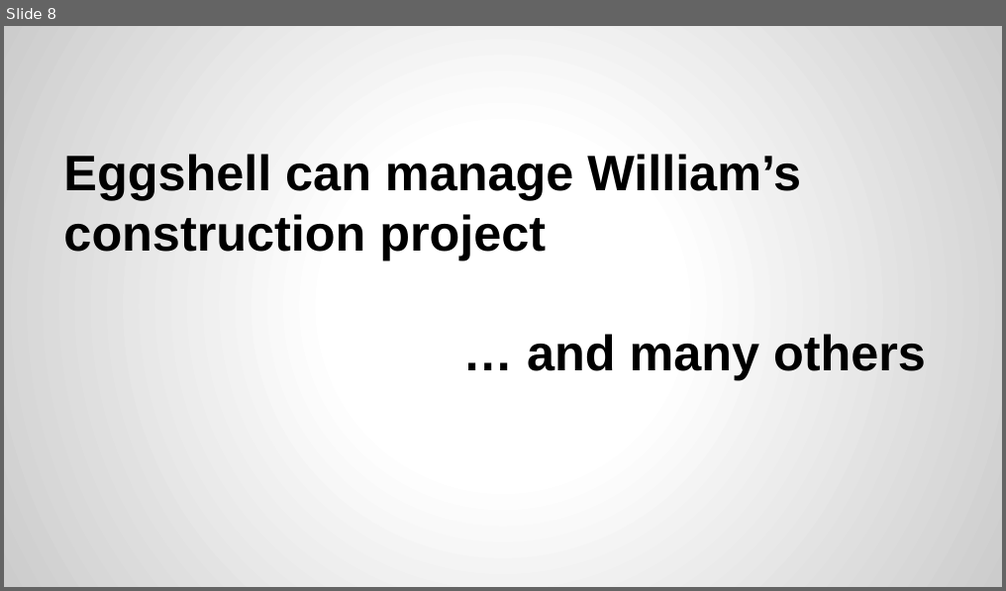
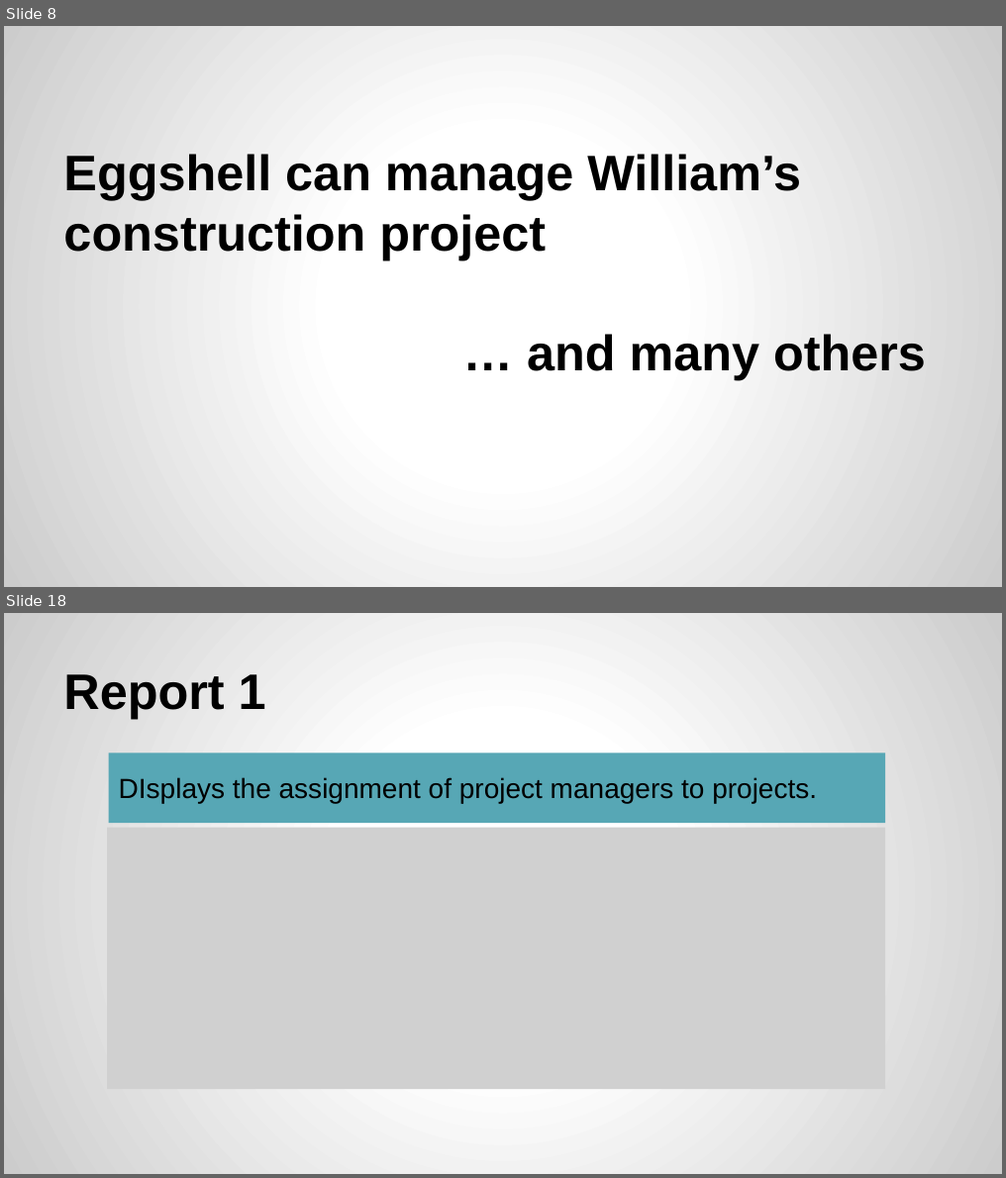
Before and after one commit to XuefengZhai/Database_Project, a slide deck: G3_eggshell/G3_Presentation.pptx. Shown one above the other, each under a label of ours: slide 8 before the commit, slides 8 and 18 after it; the slides between them are not shown. The pictures are 1006x591 and 1006x1178 pixels, drawn with LibreOffice and Linux fonts; fonts in the diff are those of the drawing; grey boxes stand for pictures. Boxes give left, top, right and bottom in pixels: in the first picture for what was removed or moved away, otherwise in the second. Text is boxed around its words. In the diff, an @@ line names an element or a change of style, - is before the commit and + after.

```diff
--- a/G3_eggshell/G3_Presentation.pptx
+++ b/G3_eggshell/G3_Presentation.pptx
@@ slide 18 added at (4, 613, 1002, 1174), background gradient #FFFFFF to #CCCCCC @@
@@ title added at (63, 674, 266, 718), 36 pt, text #000000, bold @@
+Report 1
@@ rectangle added at (109, 753, 885, 823), fill #57A7B5, 20 pt, text #000000 @@
+DIsplays the assignment of project managers to projects.
@@ picture added at (107, 828, 885, 1090) @@
```
Also in this commit, not shown: 7 slides changed, 7 other slides added, 1 other file.
